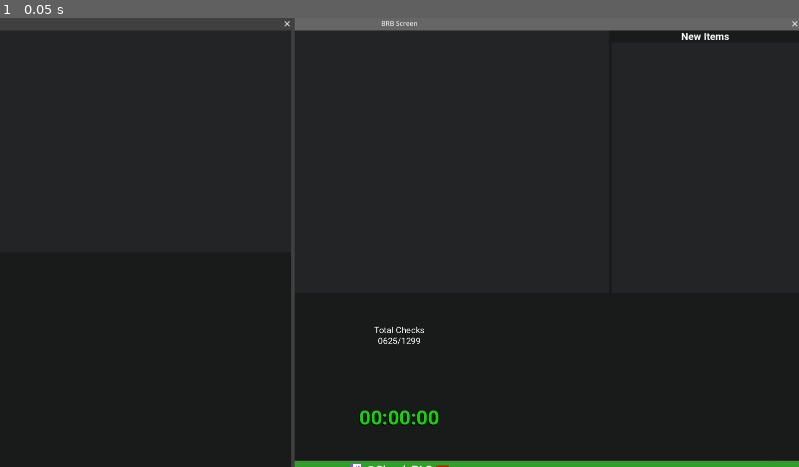
Above: before the commit, frame 1.
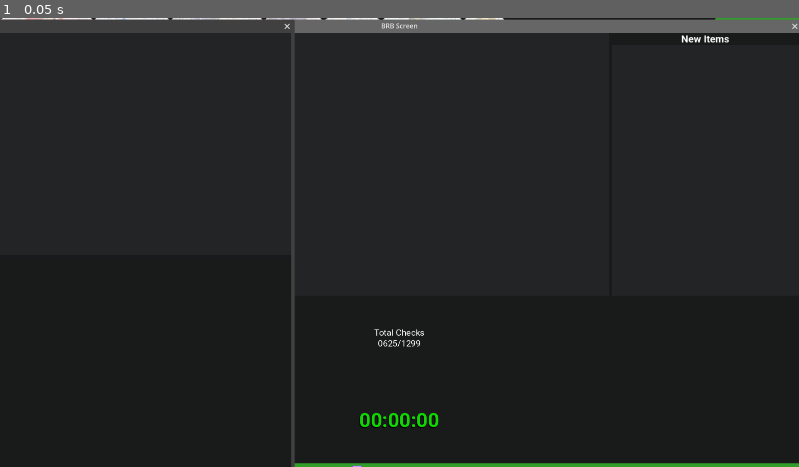
Above: after the commit, the same moment.

Repository: SimplyBLGDev/ArchipelagoCounter
Game: Godot game, scene res://Main.tscn
Two runs of this game, one before a commit and one after it. Both use one fixed random seed, a clock stepped at 60 frames per second and the inputs below.
Inputs:
- Up to frame 1 (0.05 s): no input

The runs differ from the first frame. In frame 1, 2.1% of the frame differs, in the area x 0-100%, y 0-100%.
Error in both runs: Invalid access to property or key 'archipelago_connection_data' on a base object of type 'Nil'. (res://Counter/Counter.gd:55)

Commit message:
Bump version

Diff:
--- a/Main.tscn
+++ b/Main.tscn
@@ -11,14 +11,17 @@
 [node name="BRB" type="Window" parent="." unique_id=511445117]
 oversampling_override = 1.0
 title = "BRB Screen"
-position = Vector2i(0, 30)
+position = Vector2i(0, 36)
 size = Vector2i(1920, 1080)
+unresizable = true
+sharp_corners = true
+maximize_disabled = true
 
 [node name="BRB" parent="BRB" unique_id=1593548968 instance=ExtResource("2_cm0pq")]
 
 [node name="APHUD" type="Window" parent="." unique_id=1697202677]
 oversampling_override = 1.0
-position = Vector2i(0, 30)
+position = Vector2i(0, 36)
 size = Vector2i(700, 1080)
 
 [node name="AP HUD" parent="APHUD" unique_id=2002580734 instance=ExtResource("3_fos0i")]
--- a/project.godot
+++ b/project.godot
@@ -11,7 +11,7 @@
 [application]
 
 config/name="ArchipelagoCounter"
-config/version="2.1.0"
+config/version="2.2.0"
 run/main_scene="uid://cw1crqxl0f5v5"
 config/features=PackedStringArray("4.6", "Forward Plus")
 config/icon="res://icon.svg"
